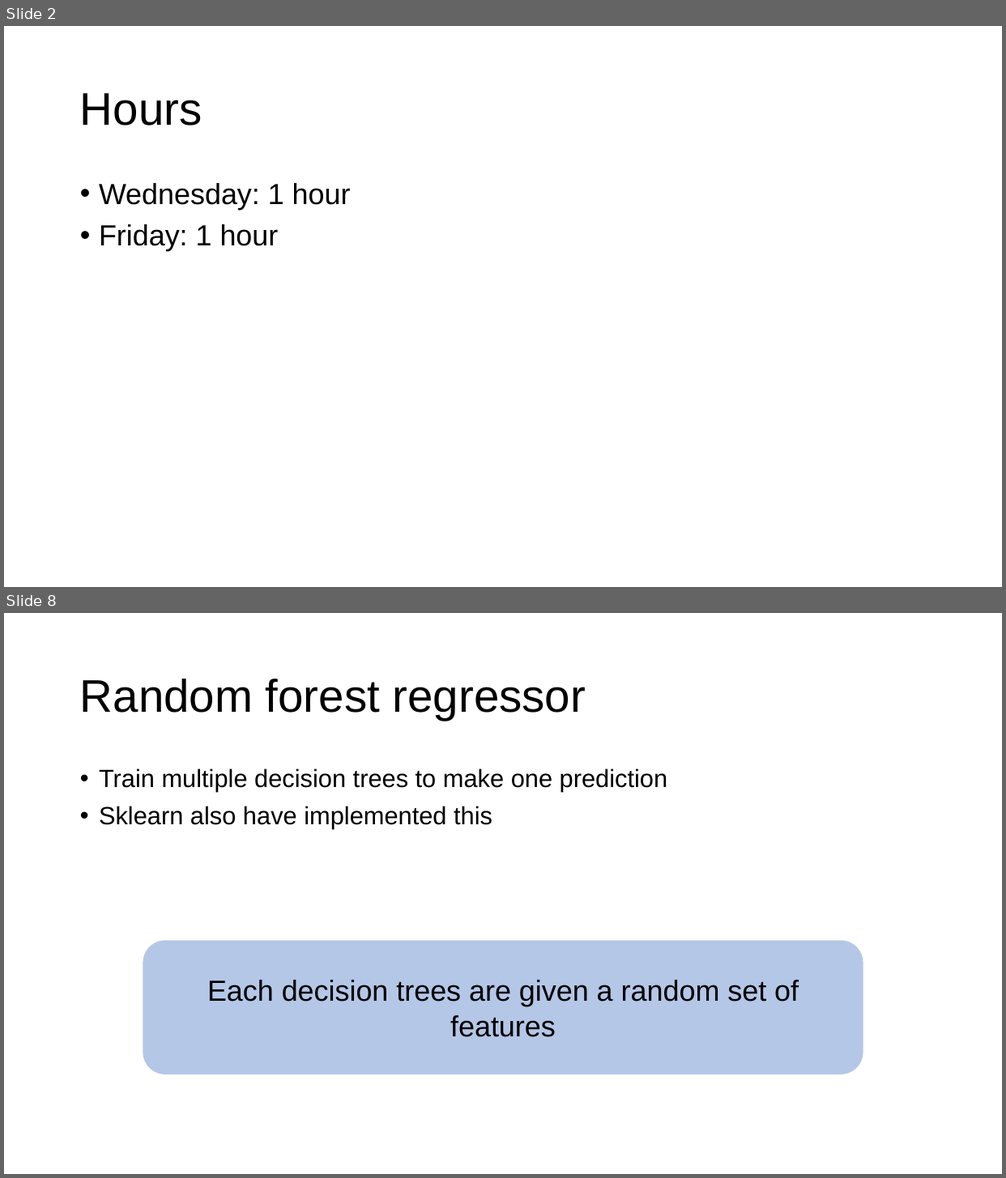
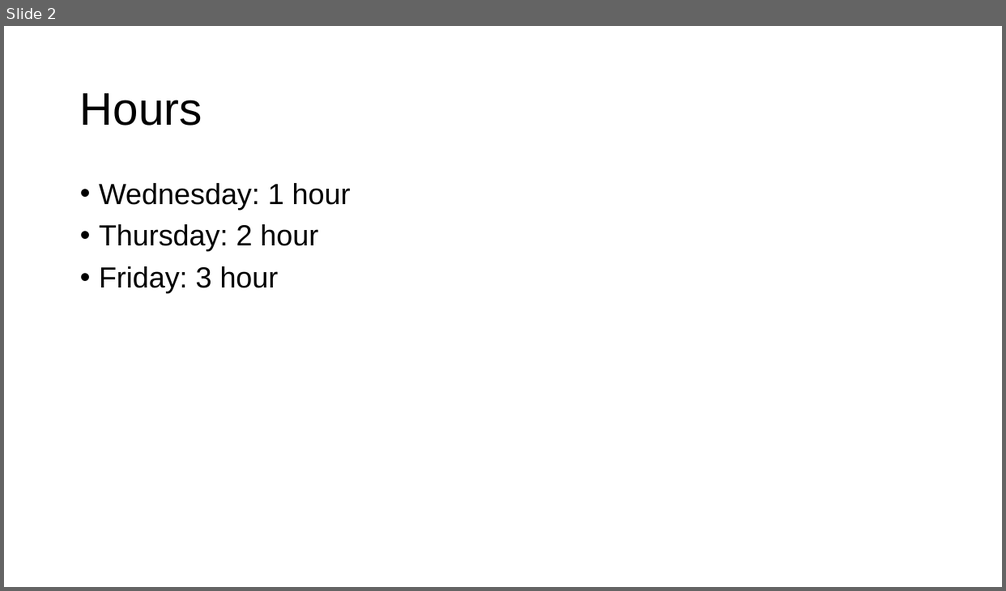
Before and after one commit to Top34051/foundry-model, a slide deck: slides/2021_03_05_Burapacheep.pptx. Shown one above the other, each under a label of ours: slides 2 and 8 before the commit, slide 2 after it; the slides between them are not shown. The pictures are 1006x1178 and 1006x591 pixels, drawn with LibreOffice and Linux fonts; fonts in the diff are those of the drawing. Boxes give left, top, right and bottom in pixels: in the first picture for what was removed or moved away, otherwise in the second. Text is boxed around its words. In the diff, an @@ line names an element or a change of style, - is before the commit and + after.

```diff
--- a/slides/2021_03_05_Burapacheep.pptx
+++ b/slides/2021_03_05_Burapacheep.pptx
@@ slide 8 removed at (4, 613, 1002, 1174), background #FFFFFF @@
@@ title removed at (80, 679, 586, 720) @@
-Random forest regressor
@@ text removed at (99, 769, 668, 829) @@
-• Train multiple decision trees to make one prediction
-• Sklearn also have implemented this
@@ rounded rectangle removed at (143, 941, 863, 1075) @@
-Each decision trees are given a random set of features
@@ slide 2 changed as well @@
@@ text at (99, 224, 318, 293): text changed @@
-• Friday: 1 hour
+• Thursday: 2 hour
+• Friday: 3 hour
```
Also in this commit, not shown: 1 other slide changed, 5 slides added, 6 other slides removed, 4 other files.
